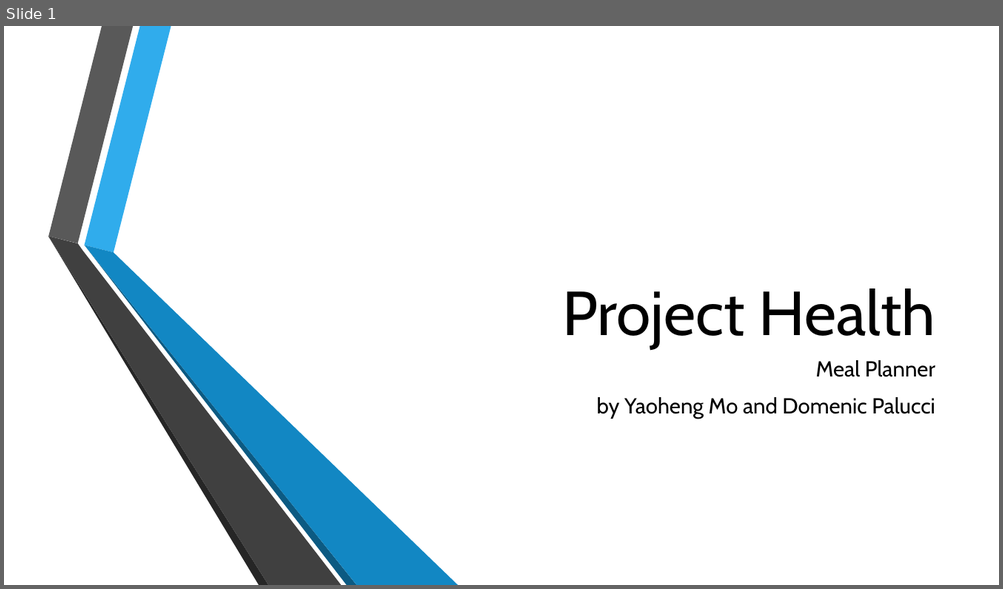
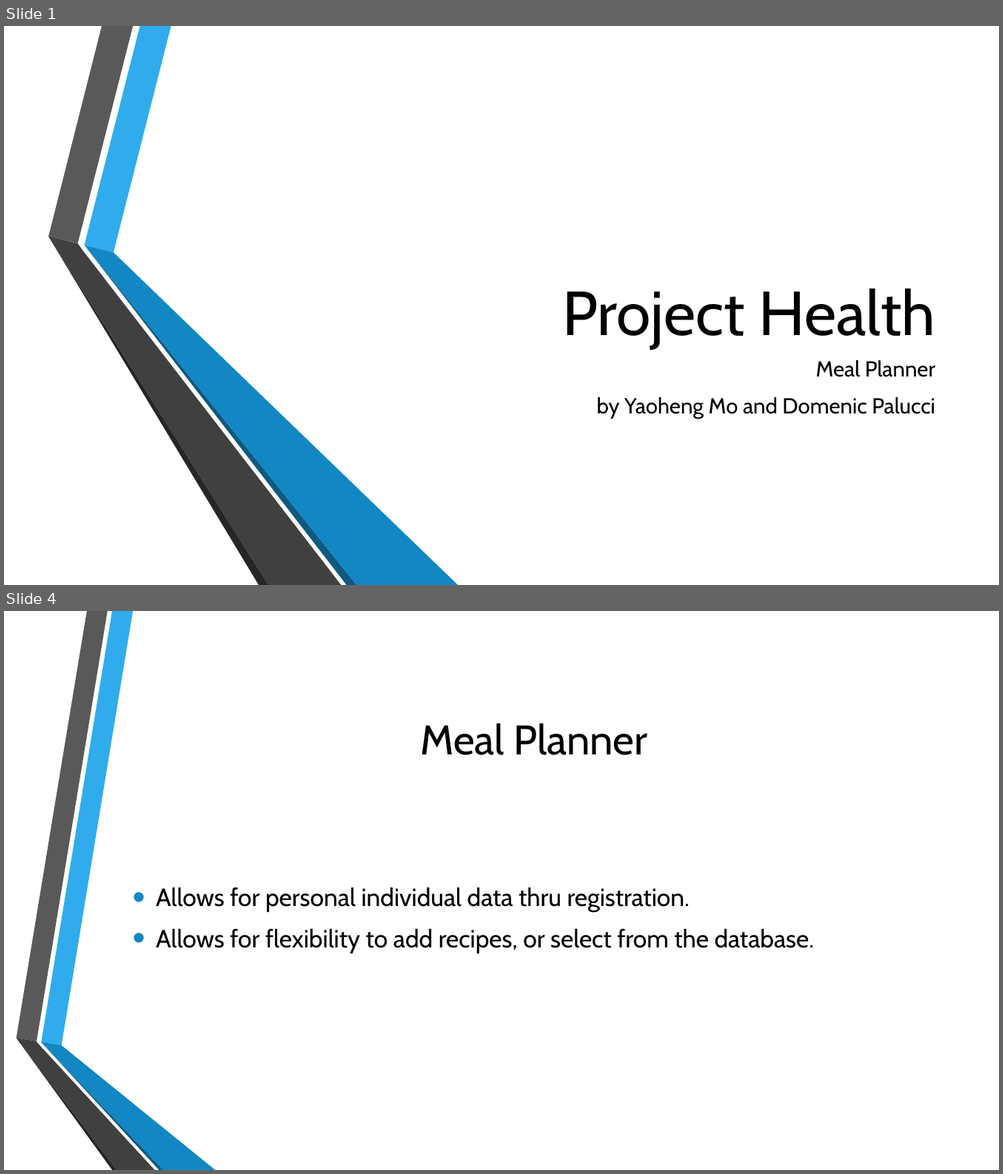
Before and after one commit to dpalucci/ProjectHealth, a slide deck: ProjectHealthPPT.pptx. Shown one above the other, each under a label of ours: slide 1 before the commit, slides 1 and 4 after it; the slides between them are not shown. The pictures are 1003x589 and 1003x1174 pixels, drawn with LibreOffice and Linux fonts; fonts in the diff are those of the drawing; background and template pictures are left out. Boxes give left, top, right and bottom in pixels: in the first picture for what was removed or moved away, otherwise in the second. Text is boxed around its words. In the diff, an @@ line names an element or a change of style, - is before the commit and + after.

```diff
--- a/ProjectHealthPPT.pptx
+++ b/ProjectHealthPPT.pptx
@@ slide 4 added at [4,611,999,1170], background picture (left out) @@
@@ title added at [420,723,647,755], 40 pt, text #000000 @@
+Meal Planner
@@ text added at [156,887,814,954], 24 pt, text #000000 @@
+• Allows for personal individual data thru registration.
+• Allows for flexibility to add recipes, or select from the database.
@@ group added at [16,611,215,1170]: 6 freeform shapes @@
```
Also in this commit, not shown: 2 other slides added, 1 slide removed, 12 other files.
